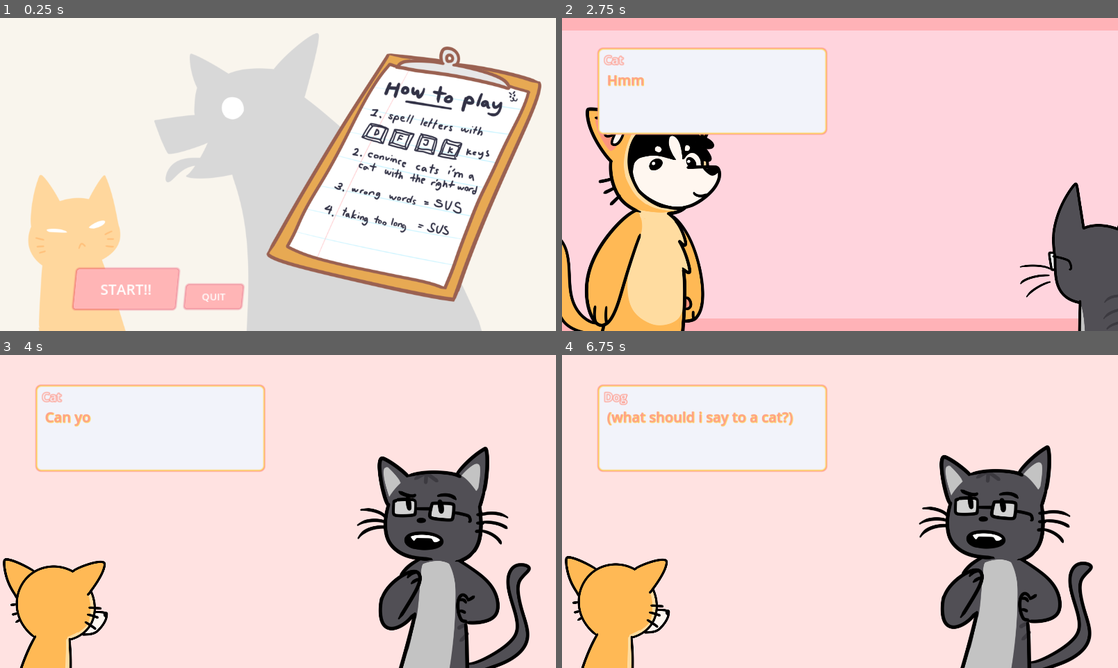
Above: before the commit, frames 1-4 (two rows, left to right).
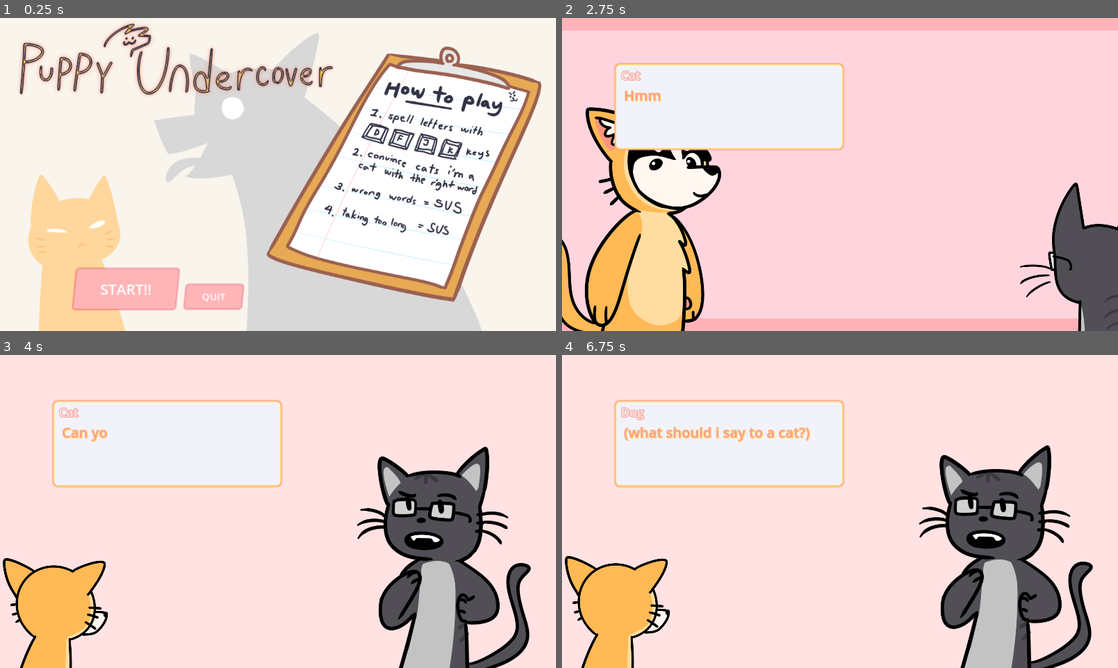
Above: after the commit, the same moments.

Repository: crawsoir/pizza_game
Game: Godot game, scene res://main.tscn
Two runs of this game, one before a commit and one after it. Both use one fixed random seed, a clock stepped at 60 frames per second and the inputs below.
Inputs:
- Up to frame 1 (0.25 s): no input
- Up to frame 2 (2.75 s): click "START!!" at 0.5 s; tap Space (interact) at 1.35, 2.1 s
- Up to frame 3 (4 s): tap Space (interact) at 2.85, 3.6 s
- Up to frame 4 (6.75 s): tap Space (interact) every 0.75 s from 4.35 to 6.6 s

The runs differ from the first frame. In frame 1, 2.9% of the frame differs, in the area x 3-60%, y 1-25%; in frame 2, 6.5%; in frame 3, 6.4%; in frame 4, 7.5%, in the area x 6-51%, y 9-43%.

Commit message:
Small touchups

Diff:
--- a/Battlescreen/BattleScreen.tscn
+++ b/Battlescreen/BattleScreen.tscn
@@ -44,10 +44,10 @@
 
 [node name="InteractiveDialogueBox" parent="." instance=ExtResource("7_tgbch")]
 layout_mode = 0
-offset_left = 75.0
-offset_top = 63.0
-offset_right = 548.0
-offset_bottom = 240.0
+offset_left = 110.0
+offset_top = 95.0
+offset_right = 583.0
+offset_bottom = 272.0
 
 [node name="RoundTimer" type="TextureProgressBar" parent="."]
 layout_mode = 0
--- a/DialogueBox/LiveDialogueBox.tscn
+++ b/DialogueBox/LiveDialogueBox.tscn
@@ -20,10 +20,8 @@
 
 [node name="LiveDialogueBox" type="Panel"]
 self_modulate = Color(1, 1, 1, 0.792157)
-offset_right = 407.0
-offset_bottom = 139.0
-grow_horizontal = 2
-grow_vertical = 0
+offset_right = 274.0
+offset_bottom = 69.0
 theme_override_styles/panel = SubResource("StyleBoxFlat_sochi")
 script = ExtResource("1_k2cb6")
 
@@ -31,8 +29,8 @@
 layout_mode = 0
 offset_left = 12.0
 offset_top = 12.0
-offset_right = 395.0
-offset_bottom = 130.0
+offset_right = 258.0
+offset_bottom = 58.0
 theme_override_colors/default_color = Color(1, 0.607843, 0.54902, 1)
 theme_override_colors/font_shadow_color = Color(1, 0.803922, 0.341176, 1)
 theme_override_constants/shadow_offset_x = 1
--- a/GUI/StartGameScreen.tscn
+++ b/GUI/StartGameScreen.tscn
@@ -1,9 +1,10 @@
-[gd_scene load_steps=13 format=3 uid="uid://cnrt8nwyv8nny"]
+[gd_scene load_steps=14 format=3 uid="uid://cnrt8nwyv8nny"]
 
 [ext_resource type="Script" path="res://GUI/StartGameScreen.gd" id="1_kolfv"]
 [ext_resource type="Texture2D" uid="uid://psgo6htpyixx" path="res://assets/dog.png" id="2_oeak0"]
 [ext_resource type="Texture2D" uid="uid://dtsrtoma01km3" path="res://assets/cat.png" id="3_rlbnb"]
 [ext_resource type="Texture2D" uid="uid://cmblxuera45f4" path="res://assets/howtoplay.png" id="4_tijqq"]
+[ext_resource type="Texture2D" uid="uid://cg7r68mq610xg" path="res://assets/logo.png" id="5_2diwj"]
 
 [sub_resource type="StyleBoxFlat" id="StyleBoxFlat_obyvr"]
 bg_color = Color(0.976471, 0.960784, 0.929412, 1)
@@ -163,5 +164,10 @@
 "": SubResource("AnimationLibrary_dwntt")
 }
 
+[node name="Logo" type="Sprite2D" parent="."]
+position = Vector2(364.685, 85)
+scale = Vector2(0.921348, 0.921348)
+texture = ExtResource("5_2diwj")
+
 [connection signal="pressed" from="Start" to="." method="_on_start_pressed"]
 [connection signal="pressed" from="Quit" to="." method="_on_quit_pressed"]
--- a/Gamepad/game_pad.tscn
+++ b/Gamepad/game_pad.tscn
@@ -31,12 +31,10 @@
 key_to_press = "k_key"
 
 [node name="LiveDialogueBox" parent="." instance=ExtResource("5_dpacc")]
-offset_left = -536.0
-offset_top = 368.0
-offset_right = -129.0
-offset_bottom = 507.0
-grow_horizontal = 1
-grow_vertical = 1
+offset_left = -176.0
+offset_top = 210.0
+offset_right = -35.0
+offset_bottom = 279.0
 
 [connection signal="wordCompleted" from="GamePlayManager" to="." method="_on_game_play_manager_word_completed"]
 [connection signal="addLetter" from="LetterHighway" to="." method="on_letter_highway_add_letter"]
Binary file added: assets/logo.png
Not shown, added: assets/logo.png.import
